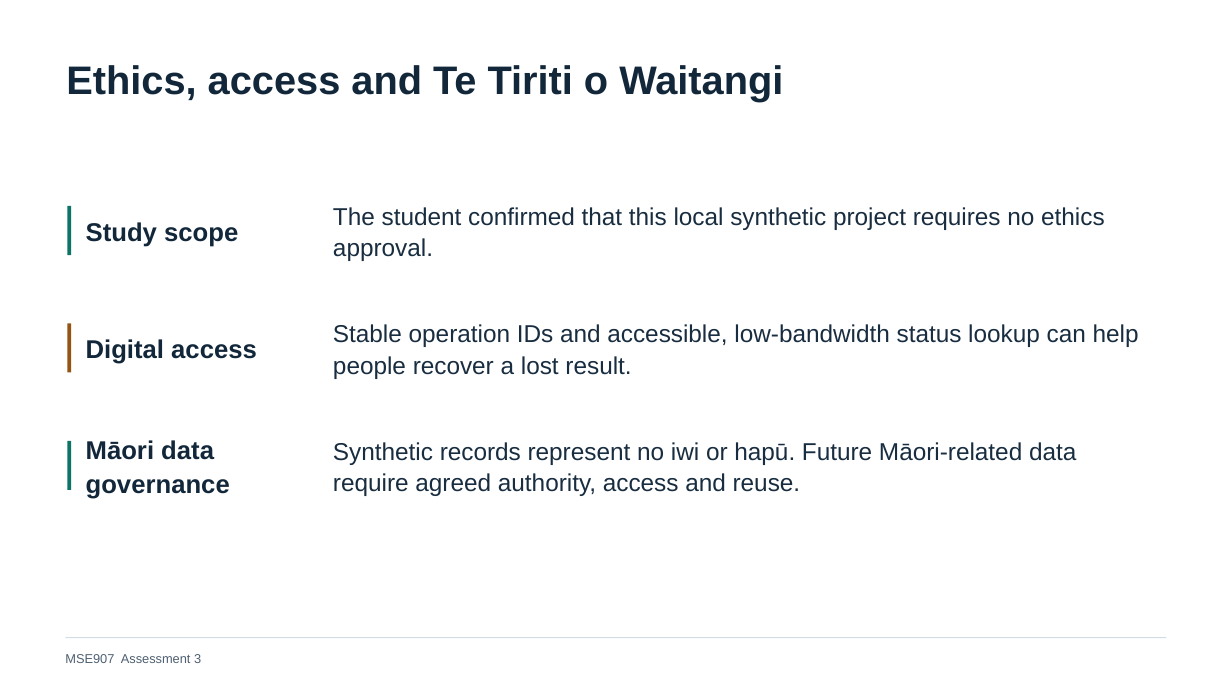
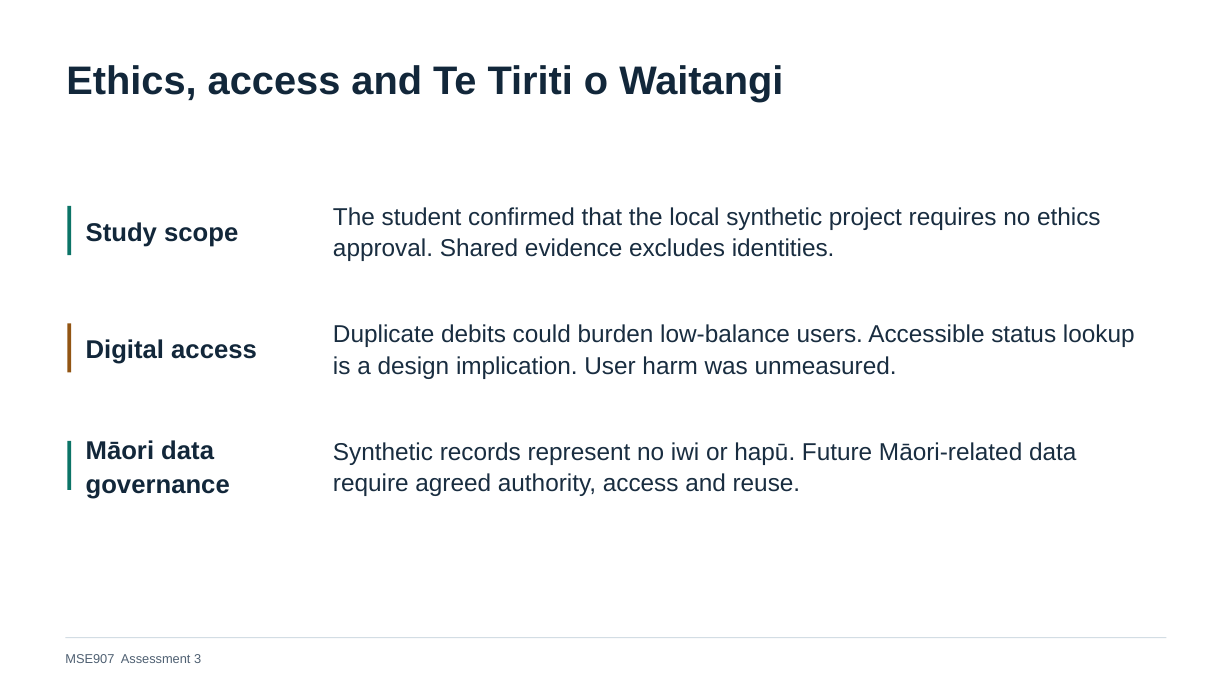
Before and after one commit to miku-wwl/capstone, a slide deck: slide 17 of docs/week04/Day06/Assessment3_Final_Presentation_EN.pptx. Drawn at 1232x693 pixels with LibreOffice and Linux fonts; fonts in the diff are those of the drawing. Boxes give left, top, right and bottom in pixels: in the first picture for what was removed or moved away, otherwise in the second. Text is boxed around its words. In the diff, an @@ line names an element or a change of style, - is before the commit and + after.

```diff
--- a/docs/week04/Day06/Assessment3_Final_Presentation_EN.pptx
+++ b/docs/week04/Day06/Assessment3_Final_Presentation_EN.pptx
@@ text at (333,207,1101,261): text changed @@
-The student confirmed that this local synthetic project requires no ethics approval.
+The student confirmed that the local synthetic project requires no ethics approval. Shared evidence excludes identities.
@@ text at (333,324,1135,379): text changed @@
-Stable operation IDs and accessible, low-bandwidth status lookup can help people recover a lost result.
+Duplicate debits could burden low-balance users. Accessible status lookup is a design implication. User harm was unmeasured.
```
Also in this commit, not shown: 9 other slides changed, 12 other files.
